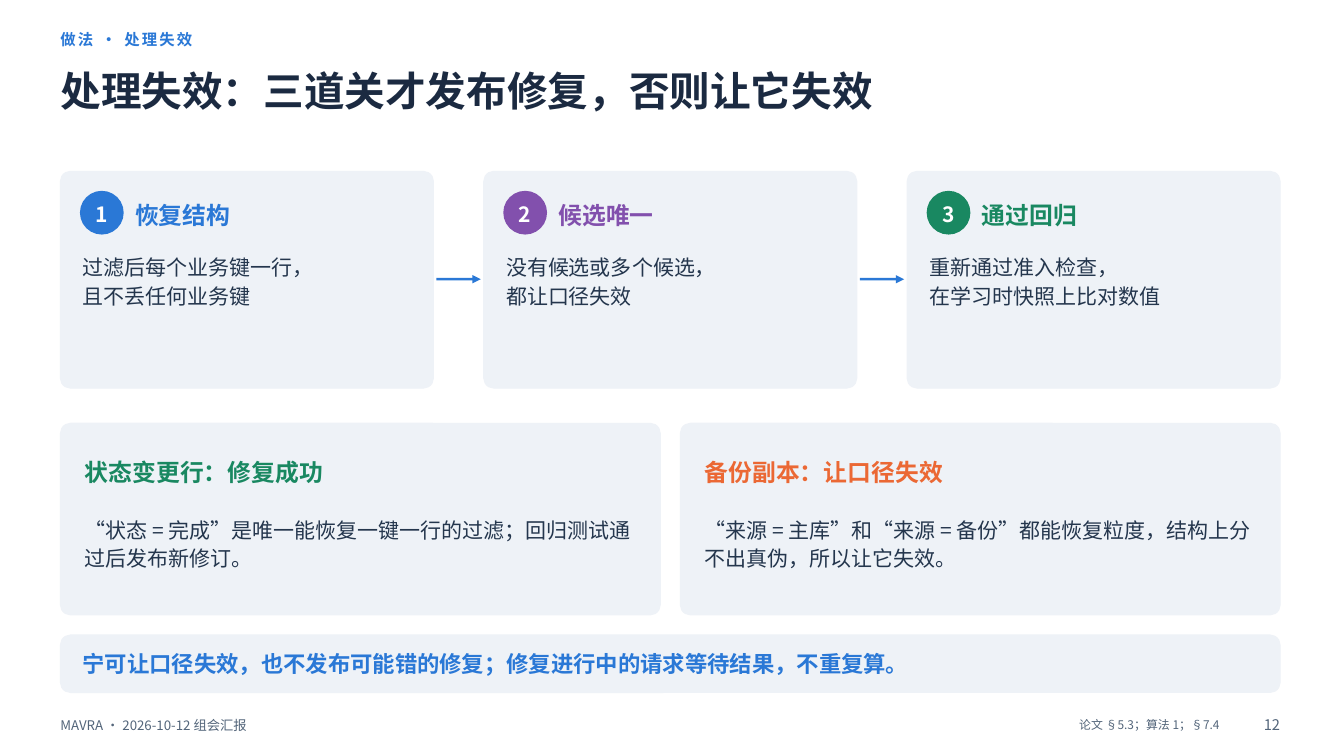
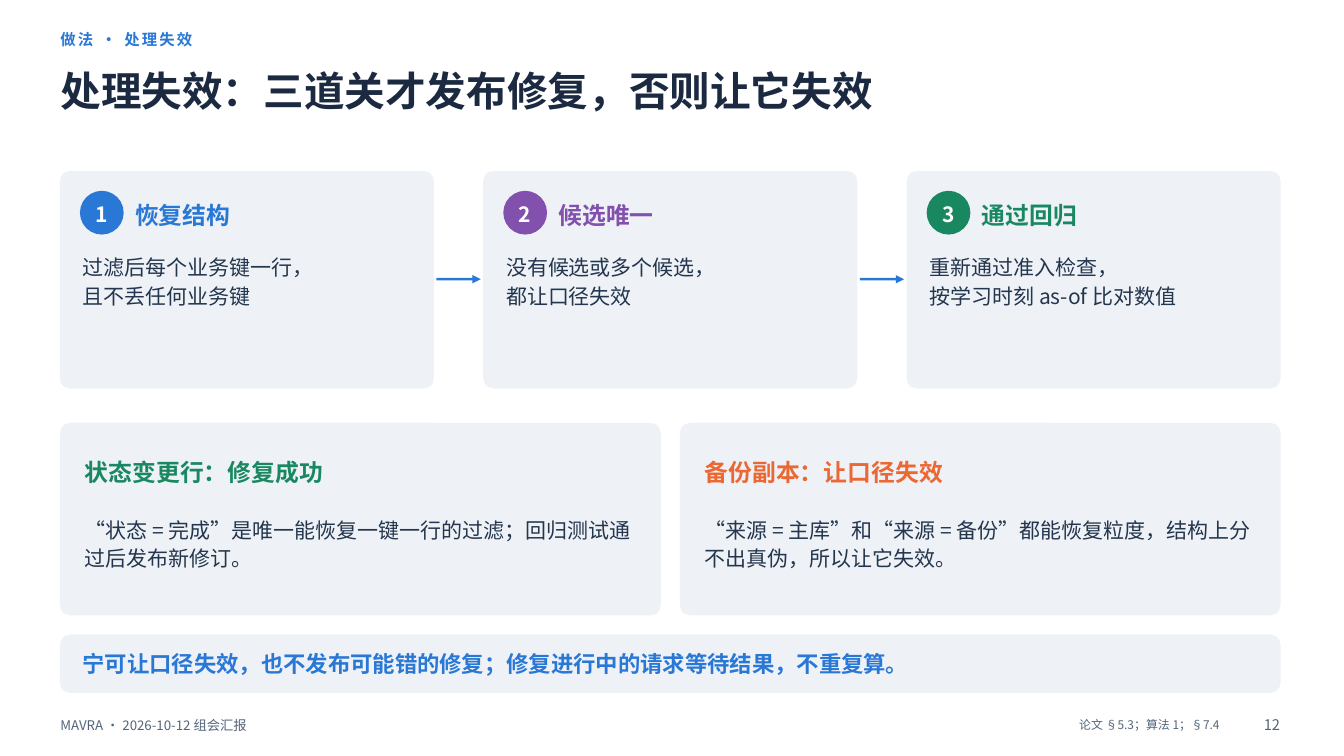
Before and after one commit to mmmttt000045/agent4db-adapter, a slide deck: slide 12 of docs/mavra-report-2026-10-12.pptx. Drawn at 1344x756 pixels with LibreOffice and Linux fonts; fonts in the diff are those of the drawing. Boxes give left, top, right and bottom in pixels: in the first picture for what was removed or moved away, otherwise in the second. Text is boxed around its words. In the diff, an @@ line names an element or a change of style, - is before the commit and + after.

```diff
--- a/docs/mavra-report-2026-10-12.pptx
+++ b/docs/mavra-report-2026-10-12.pptx
@@ text at box(929, 286, 1176, 306): text changed @@
-在学习时快照上比对数值
+按学习时刻 as-of 比对数值
```
Also in this commit, not shown: 2 other slides changed, 2 other files.
